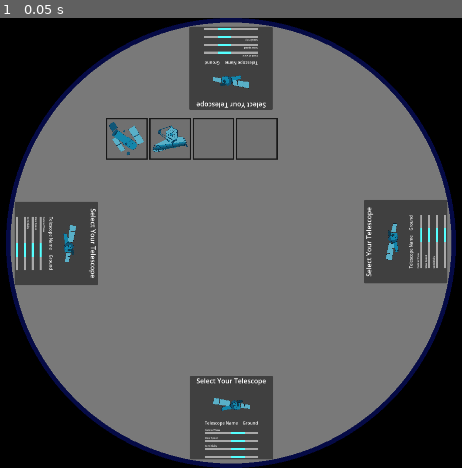
Above: before the commit, frame 1.
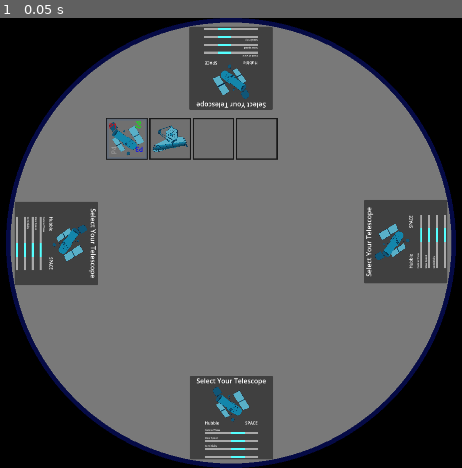
Above: after the commit, the same moment.

Repository: Courey/gcn-interactive-demo
Game: Godot game, scene res://scenes/observatory_selection/telescope_select.tscn
Two runs of this game, one before a commit and one after it. Both use one fixed random seed, a clock stepped at 60 frames per second and the inputs below. This scene is started directly instead of the project's main scene.
Inputs:
- Up to frame 1 (0.05 s): no input

The runs differ from the first frame. In frame 1, 1.3% of the frame differs, in the area x 10-90%, y 9-91%.
Error before the commit: Invalid access to property or key 'selected' on a base object of type 'Resource (PlayerResource)'. (res://scenes/observatory_selection/telescope_select.gd:28)

Commit message:
Update UI for observatory selection

Diff:
--- a/player_cursor.gd
+++ /dev/null
@@ -1,22 +0,0 @@
-extends Control
-
-class_name PlayerCursor
-
-@export var player_id: int
-var current_index := 0
-var selected := false
-
-signal character_selected(index: int, player_id: int)
-
-func move(delta_index: int, grid_size: int, total_items: int):
-	if selected:
-		return
-	var new_index = (current_index + delta_index) % total_items
-	current_index = new_index
-	update_cursor_position()
-
-func update_cursor_position():
-	var grid = get_node("/root/TelescopeSelect/TelescopeGrid")
-	var item = grid.get_child(current_index)
-	if item:
-		position = item.global_position + Vector2(0, -20)  # hover above
--- a/resources/Hubble.tres
+++ b/resources/Hubble.tres
@@ -6,7 +6,7 @@
 [resource]
 script = ExtResource("1_8p6qb")
 telescope_name = "Hubble"
-position = 0
+position = 1
 field_of_view = 0.005
 sensitivity = 0
 slew_speed = 0.017
--- a/resources/JWST.tres
+++ b/resources/JWST.tres
@@ -6,7 +6,7 @@
 [resource]
 script = ExtResource("1_cy2pb")
 telescope_name = "JWST"
-position = 0
+position = 1
 field_of_view = 0.004
 sensitivity = 0
 slew_speed = 0.008
--- a/resources/player_resource.gd
+++ b/resources/player_resource.gd
@@ -7,6 +7,10 @@
 var active: bool = false
 var name: String
 
+var observatory_id: int
+var observatory: Telescope
+var selected:bool = false
+
 
 func _init():
 	name = "Player%d" % id
--- /dev/null
+++ b/scenes/observatory_selection/selected_telescope_display.gd
@@ -0,0 +1,19 @@
+extends Panel
+
+@export var controlling_player:PlayerResource
+
+@onready var ObservatoryLabel = $ObservatoryLabel as Label
+@onready var PositionLabel = $PositionLabel as Label
+@onready var SelectedObsImage = $SelectedObservatoryImage as TextureRect
+
+
+# Called when the node enters the scene tree for the first time.
+func _ready() -> void:
+	pass # Replace with function body.
+
+
+# Called every frame. 'delta' is the elapsed time since the previous frame.
+func _process(delta: float) -> void:
+	ObservatoryLabel.text = controlling_player.observatory.telescope_name
+	PositionLabel.text = controlling_player.observatory.get_location_string()
+	SelectedObsImage.texture = controlling_player.observatory.image
--- a/selected_telescope_display.tscn
+++ b/scenes/observatory_selection/selected_telescope_display.tscn
@@ -1,6 +1,7 @@
-[gd_scene load_steps=6 format=3 uid="uid://cdp8ukqiyccgm"]
+[gd_scene load_steps=7 format=3 uid="uid://cdp8ukqiyccgm"]
 
 [ext_resource type="Texture2D" uid="uid://j25mkupkulre" path="res://art/TestingImages/Chandra-1.png" id="1_21a01"]
+[ext_resource type="Script" uid="uid://cnt780kg3qa1u" path="res://scenes/observatory_selection/selected_telescope_display.gd" id="1_deceq"]
 [ext_resource type="Script" uid="uid://dpm0xukvqnt3d" path="res://scenes/observatory_selection/stat_bar.gd" id="2_v4aac"]
 
 [sub_resource type="LabelSettings" id="LabelSettings_v4aac"]
@@ -15,6 +16,7 @@
 [node name="SelectedTelescopeDisplay" type="Panel"]
 offset_right = 200.0
 offset_bottom = 200.0
+script = ExtResource("1_deceq")
 
 [node name="Label" type="Label" parent="."]
 layout_mode = 1
@@ -27,7 +29,7 @@
 grow_horizontal = 2
 text = "Select Your Telescope"
 
-[node name="SelectedTelescope" type="TextureRect" parent="."]
+[node name="SelectedObservatoryImage" type="TextureRect" parent="."]
 custom_minimum_size = Vector2(80, 80)
 layout_mode = 1
 anchors_preset = 5
@@ -42,7 +44,7 @@
 expand_mode = 1
 stretch_mode = 5
 
-[node name="Label2" type="Label" parent="."]
+[node name="ObservatoryLabel" type="Label" parent="."]
 layout_mode = 2
 offset_left = 36.0
 offset_top = 106.0
@@ -52,7 +54,7 @@
 label_settings = SubResource("LabelSettings_v4aac")
 metadata/_edit_group_ = true
 
-[node name="Label3" type="Label" parent="."]
+[node name="PositionLabel" type="Label" parent="."]
 layout_mode = 2
 offset_left = 36.0
 offset_top = 106.0
--- a/scenes/observatory_selection/telescope.gd
+++ b/scenes/observatory_selection/telescope.gd
@@ -19,3 +19,6 @@
 ## Start and end of observable range in nanometers
 @export var band: Array[float]
 @export var image: Texture2D
+
+func get_location_string():
+	return physical_location.find_key(position)
--- a/scenes/observatory_selection/telescope_select.gd
+++ b/scenes/observatory_selection/telescope_select.gd
@@ -2,20 +2,20 @@
 
 const GRID_COLUMNS := 4
 var grid: GridContainer
-var player_cursors = []
 var locked_in_indices := {}
 
-#@onready var PlayerCursors = $PlayerCursors
 @onready var Grid = $TelescopeGrid
 
-var TelescopeSlot: PackedScene = preload("res://scenes/observatory_selection/telescope_slot.tscn")
+var telescopeSlot: PackedScene = preload("res://scenes/observatory_selection/telescope_slot.tscn")
 
 func _ready():
 	for telescope in Grid.telescopes as Array[Telescope]:
-		var new_telescope = TelescopeSlot.instantiate()
+		var new_telescope = telescopeSlot.instantiate()
 		new_telescope.observatory = telescope
 		new_telescope.connect("pressed", select_telescope)
 		Grid.add_child(new_telescope)
+	for player in Global.PLAYERS:
+		player.observatory = Grid.telescopes[0]
 
 
 func select_telescope():
@@ -23,20 +23,26 @@
 
 
 func _process(_delta):
-	var observatory_list_items = Grid.get_children()
+	var observatory_list_items = Grid.get_children().filter(func (c):return c is TelescopeSlot)
 	for player in Global.PLAYERS:
+		if Input.is_action_just_pressed("%s_select" % player.get_input_prefix()):
+			player.selected = !player.selected
+
 		if player.selected:
 			continue
-		#handle_input(player)
-		if Input.is_action_just_pressed("%s_up" % player.input_prefix):
-			player.observatory_index -= GRID_COLUMNS % GRID_COLUMNS
-		elif Input.is_action_just_pressed("%s_down" % player.input_prefix):
-			player.observatory_index += GRID_COLUMNS % GRID_COLUMNS
-		elif Input.is_action_just_pressed("%s_left" % player.input_prefix):
-			player.observatory_index = (player.observatory_index - 1) % GRID_COLUMNS
-		elif Input.is_action_just_pressed("%s_right" % player.input_prefix):
-			player.observatory_index = (player.observatory_index + 1) % GRID_COLUMNS
-		if (len(observatory_list_items) > 0):
-			observatory_list_items[player.observatory_index].player_hover(player)
+
+		if Input.is_action_just_pressed("%s_up" % player.get_input_prefix()):
+			player.observatory_id -= GRID_COLUMNS % GRID_COLUMNS
+		elif Input.is_action_just_pressed("%s_down" % player.get_input_prefix()):
+			player.observatory_id += GRID_COLUMNS % GRID_COLUMNS
+		elif Input.is_action_just_pressed("%s_left" % player.get_input_prefix()):
+			player.observatory_id = (player.observatory_id - 1) % GRID_COLUMNS
+		elif Input.is_action_just_pressed("%s_right" % player.get_input_prefix()):
+			player.observatory_id = (player.observatory_id + 1) % GRID_COLUMNS
+
+		player.observatory = Grid.telescopes[player.observatory_id]
+
+		#if (len(observatory_list_items) > 0):
+			#observatory_list_items[player.observatory_id].player_hover(player)
 
 #func handle_input(player: Player):
--- a/scenes/observatory_selection/telescope_select.tscn
+++ b/scenes/observatory_selection/telescope_select.tscn
@@ -1,16 +1,19 @@
-[gd_scene load_steps=13 format=3 uid="uid://igr5taqly5ch"]
+[gd_scene load_steps=16 format=3 uid="uid://igr5taqly5ch"]
 
 [ext_resource type="Script" uid="uid://busak7hd601ln" path="res://scenes/observatory_selection/telescope_select.gd" id="1_ge3vk"]
 [ext_resource type="Script" uid="uid://b70rxpxqa6sko" path="res://scenes/observatory_selection/telescope.gd" id="1_rpyu1"]
 [ext_resource type="Script" uid="uid://of4mt0dqm8sw" path="res://scenes/observatory_selection/telescope_grid.gd" id="3_8h3wp"]
-[ext_resource type="PackedScene" uid="uid://cdp8ukqiyccgm" path="res://selected_telescope_display.tscn" id="4_jm8ys"]
-[ext_resource type="Script" uid="uid://d3ruapaau6r2f" path="res://player_cursor.gd" id="4_odewf"]
+[ext_resource type="PackedScene" uid="uid://cdp8ukqiyccgm" path="res://scenes/observatory_selection/selected_telescope_display.tscn" id="4_jm8ys"]
 [ext_resource type="PackedScene" uid="uid://bug6q8xv6do8y" path="res://scenes/observatory_selection/telescope_slot.tscn" id="4_v0ka8"]
 [ext_resource type="Resource" uid="uid://d3hhvy6lacsap" path="res://resources/Hubble.tres" id="5_v0ka8"]
 [ext_resource type="Resource" uid="uid://bauqjtnne5db8" path="res://resources/JWST.tres" id="6_swsw3"]
 [ext_resource type="Shader" uid="uid://ba6xcygwib32b" path="res://shaders/transparent_circle.gdshader" id="6_uaqny"]
 [ext_resource type="Resource" uid="uid://hwwqgt24pvrb" path="res://resources/Rubin.tres" id="7_8xw5q"]
 [ext_resource type="Resource" uid="uid://cnm42vreubj54" path="res://resources/ZFT.tres" id="8_w8lk5"]
+[ext_resource type="Resource" uid="uid://dgtwp45fxqhdi" path="res://resources/Player1.tres" id="10_bkch5"]
+[ext_resource type="Resource" uid="uid://cp774eauo6qyo" path="res://resources/Player2.tres" id="11_5rwk1"]
+[ext_resource type="Resource" uid="uid://nxdid1t8m7go" path="res://resources/Player3.tres" id="12_x22ne"]
+[ext_resource type="Resource" uid="uid://c6jxup0s2ou4r" path="res://resources/Player4.tres" id="13_8lx24"]
 
 [sub_resource type="ShaderMaterial" id="ShaderMaterial_8h3wp"]
 shader = ExtResource("6_uaqny")
@@ -66,6 +69,7 @@
 offset_bottom = -21.0
 grow_horizontal = 2
 grow_vertical = 0
+controlling_player = ExtResource("10_bkch5")
 
 [node name="SelectedTelescopeDisplayP2" parent="." instance=ExtResource("4_jm8ys")]
 layout_mode = 1
@@ -78,6 +82,7 @@
 offset_bottom = 101.0
 grow_vertical = 2
 rotation = 1.5708
+controlling_player = ExtResource("11_5rwk1")
 
 [node name="SelectedTelescopeDisplayP3" parent="." instance=ExtResource("4_jm8ys")]
 layout_mode = 1
@@ -90,6 +95,7 @@
 offset_bottom = 421.0
 grow_horizontal = 2
 rotation = 3.14159
+controlling_player = ExtResource("12_x22ne")
 
 [node name="SelectedTelescopeDisplayP4" parent="." instance=ExtResource("4_jm8ys")]
 layout_mode = 1
@@ -105,35 +111,7 @@
 grow_horizontal = 0
 grow_vertical = 2
 rotation = -1.5708
-
-[node name="PlayerCursors" type="Control" parent="."]
-anchors_preset = 0
-offset_right = 40.0
-offset_bottom = 40.0
-
-[node name="Cursor_Player1" type="Control" parent="PlayerCursors"]
-anchors_preset = 0
-offset_right = 40.0
-offset_bottom = 40.0
-script = ExtResource("4_odewf")
-
-[node name="Cursor_Player2" type="Control" parent="PlayerCursors"]
-anchors_preset = 0
-offset_right = 40.0
-offset_bottom = 40.0
-script = ExtResource("4_odewf")
-
-[node name="Cursor_Player3" type="Control" parent="PlayerCursors"]
-anchors_preset = 0
-offset_right = 40.0
-offset_bottom = 40.0
-script = ExtResource("4_odewf")
-
-[node name="Cursor_Player4" type="Control" parent="PlayerCursors"]
-anchors_preset = 0
-offset_right = 40.0
-offset_bottom = 40.0
-script = ExtResource("4_odewf")
+controlling_player = ExtResource("13_8lx24")
 
 [node name="ColorRect2" type="ColorRect" parent="."]
 material = SubResource("ShaderMaterial_8h3wp")
--- a/scenes/observatory_selection/telescope_slot.gd
+++ b/scenes/observatory_selection/telescope_slot.gd
@@ -1,9 +1,12 @@
-extends Panel
+class_name TelescopeSlot extends Panel
 
 #@export var observatory_image: Texture2D
 @export var observatory:Telescope
 
-@onready var PlayerOutline = $PlayerOutline
+@onready var PlayerOutline1 = $PlayerOutline1 as Line2D
+@onready var PlayerOutline2 = $PlayerOutline2 as Line2D
+@onready var PlayerOutline3 = $PlayerOutline3 as Line2D
+@onready var PlayerOutline4 = $PlayerOutline4 as Line2D
 @onready var ObservatoryButton = $ObservatoryButton as TextureButton
 @onready var P1_Label = $Player1
 @onready var P2_Label = $Player2
@@ -11,27 +14,36 @@
 @onready var P4_Label = $Player4
 
 var player_labels:Array[Label] = []
+var player_outlines:Array[Line2D] = []
 
 signal pressed
 
 func _ready():
-	PlayerOutline.hide()
-	update_image(observatory)
+	#PlayerOutline.hide()
+	ObservatoryButton.texture_normal = observatory.image
 	player_labels.append_array([P1_Label, P2_Label, P3_Label, P4_Label])
+	player_outlines.append_array([PlayerOutline1,PlayerOutline2,PlayerOutline3,PlayerOutline4])
+	for player in Global.PLAYERS:
+		player_labels[player.id - 1].add_theme_color_override("font_color", player.player_color)#.label_settings.font_color = player.player_color
+		player_outlines[player.id - 1].default_color = player.player_color
+		player_outlines[player.id - 1].default_color.a = .25
+		#print(player.player_color)
+
+
+func _process(delta: float) -> void:
+	#var hovering_players = Global.PLAYERS.filter(func(player): return player.observatory == observatory)
+	#if Global.PLAYERS.filter(func(player): return player.observatory == observatory):
+		#player_labels[player.id -1].show()
+			##pass
+	for player in Global.PLAYERS:
+		if player.observatory == observatory:
+			player_outlines[player.id-1].show()
+			player_labels[player.id -1].show()
+			#PlayerOutline.default_color = player.player_color
+		else:
+			player_outlines[player.id-1].hide()
+			#PlayerOutlind.default_color -= player.player_color
+			player_labels[player.id -1].hide()
 
 func _button_pressed() -> void:
 	pressed.emit()
-
-func deselect():
-	PlayerOutline.hide()
-
-func player_hover(player:PlayerResource):
-	if is_node_ready():
-		PlayerOutline.default_color = player.player_color
-		player_labels[player.id -1].label_settings.font_color = player.player_color
-		player_labels[player.id -1].show()
-		PlayerOutline.show()
-
-func update_image(telescope: Telescope):
-	#var loadedImage = load(image)
-	ObservatoryButton.texture_normal = telescope.image
--- a/scenes/observatory_selection/telescope_slot.tscn
+++ b/scenes/observatory_selection/telescope_slot.tscn
@@ -7,9 +7,6 @@
 [sub_resource type="StyleBoxTexture" id="StyleBoxTexture_anh4m"]
 resource_local_to_scene = true
 texture = ExtResource("1_bgg7d")
-
-[sub_resource type="LabelSettings" id="LabelSettings_0vet5"]
-font_size = 12
 
 [node name="TelescopeSlot" type="Panel"]
 custom_minimum_size = Vector2(100, 100)
@@ -36,21 +33,42 @@
 ignore_texture_size = true
 stretch_mode = 5
 
-[node name="PlayerOutline" type="Line2D" parent="."]
+[node name="PlayerOutline1" type="Line2D" parent="."]
 points = PackedVector2Array(4, 4, 96, 4, 96, 96, 4, 96)
 closed = true
 width = 5.0
 default_color = Color(0.537255, 0.513726, 1, 1)
+joint_mode = 2
+
+[node name="PlayerOutline2" type="Line2D" parent="."]
+points = PackedVector2Array(4, 4, 96, 4, 96, 96, 4, 96)
+closed = true
+width = 5.0
+default_color = Color(0.537255, 0.513726, 1, 1)
+joint_mode = 2
+
+[node name="PlayerOutline3" type="Line2D" parent="."]
+points = PackedVector2Array(4, 4, 96, 4, 96, 96, 4, 96)
+closed = true
+width = 5.0
+default_color = Color(0.537255, 0.513726, 1, 1)
+joint_mode = 2
+
+[node name="PlayerOutline4" type="Line2D" parent="."]
+points = PackedVector2Array(4, 4, 96, 4, 96, 96, 4, 96)
+closed = true
+width = 5.0
+default_color = Color(0.537255, 0.513726, 1, 1)
+joint_mode = 2
 
 [node name="Player1" type="Label" parent="."]
 visible = false
 layout_mode = 1
 offset_left = 7.0
 offset_top = 7.0
-offset_right = 22.0
-offset_bottom = 24.0
+offset_right = 26.0
+offset_bottom = 30.0
 text = "P1"
-label_settings = SubResource("LabelSettings_0vet5")
 
 [node name="Player2" type="Label" parent="."]
 visible = false
@@ -65,7 +83,6 @@
 grow_horizontal = 0
 rotation = 1.5708
 text = "P2"
-label_settings = SubResource("LabelSettings_0vet5")
 
 [node name="Player3" type="Label" parent="."]
 visible = false
@@ -83,7 +100,6 @@
 grow_vertical = 0
 rotation = 3.14159
 text = "P3"
-label_settings = SubResource("LabelSettings_0vet5")
 
 [node name="Player4" type="Label" parent="."]
 visible = false
@@ -98,6 +114,5 @@
 grow_vertical = 0
 rotation = -1.5708
 text = "P4"
-label_settings = SubResource("LabelSettings_0vet5")
 
 [connection signal="pressed" from="ObservatoryButton" to="." method="_button_pressed"]
Not shown, removed: player_cursor.gd.uid
Not shown, added: scenes/observatory_selection/selected_telescope_display.gd.uid
Not shown: 1 places in scenes/observatory_selection/telescope_slot.tscn that only renumber resources
